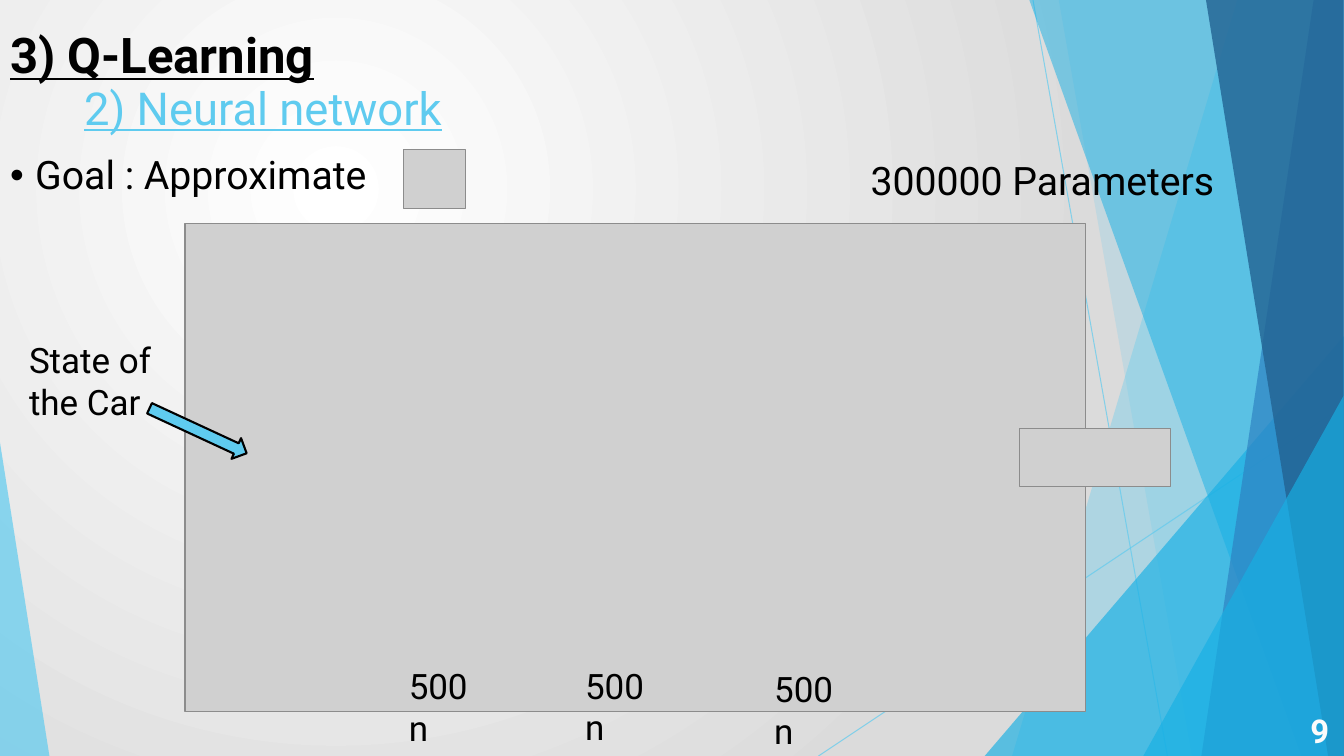
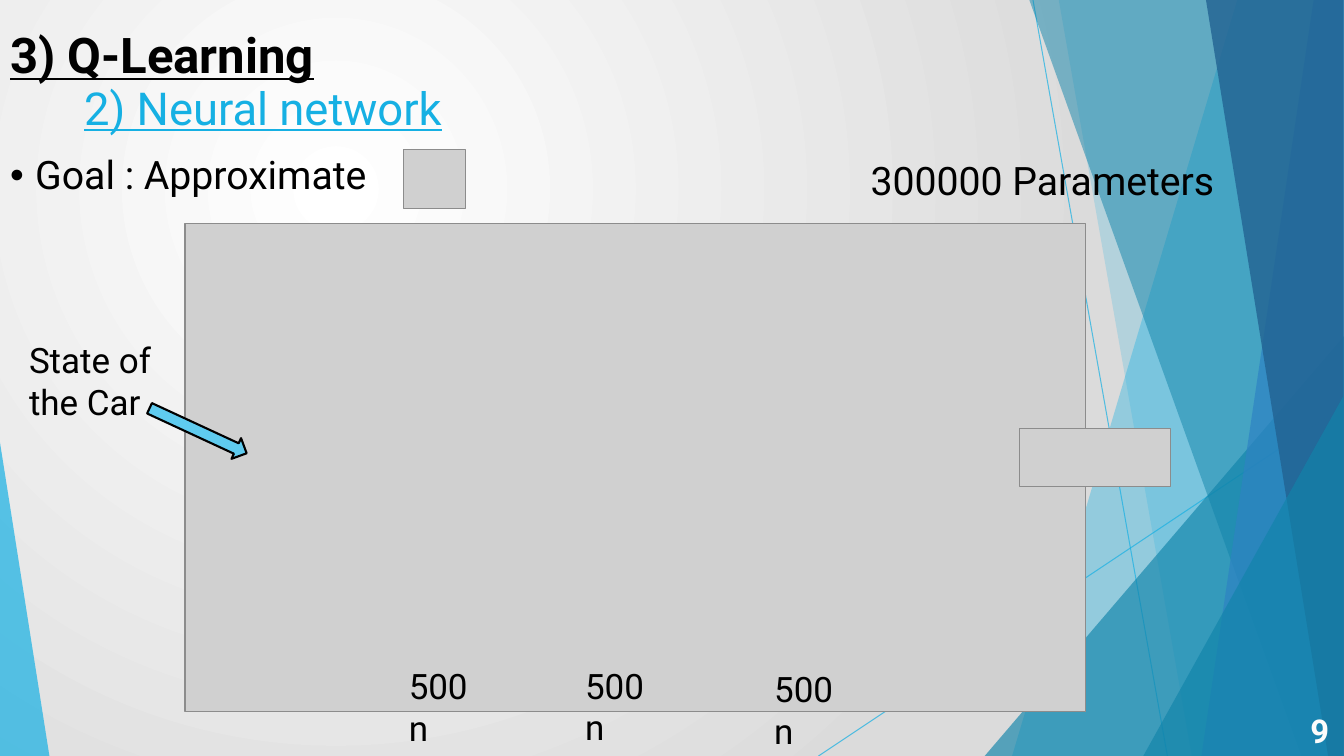
Before and after one commit to GeckSpy/EP-trajectory-optimisation, a slide deck: slide 19 of Return/Project Presentation.pptx. Drawn at 1344x756 pixels with LibreOffice and Linux fonts; fonts in the diff are those of the drawing; grey boxes stand for pictures. Boxes give left, top, right and bottom in pixels: in the first picture for what was removed or moved away, otherwise in the second. Text is boxed around its words. In the diff, an @@ line names an element or a change of style, - is before the commit and + after.

```diff
--- a/Return/Project Presentation.pptx
+++ b/Return/Project Presentation.pptx
@@ freeform shape at bbox=[1012, 0, 1344, 756]: fill #5FCBEF at 36% opacity to #16B0E3 at 36% opacity @@
@@ freeform shape at bbox=[1029, 0, 1344, 756]: fill #17B0E4 at 50% opacity to #1084AA at 50% opacity @@
@@ line (1033, 0) - (1168, 756): stroke #5FCBEF 0.75 pt to #16B0E3 0.75 pt @@
@@ freeform shape at bbox=[1059, 0, 1344, 756]: fill #5FCBEF at 20% opacity to #16B0E3 at 20% opacity @@
@@ text "2) Neural network" at bbox=[84, 89, 441, 135]: text colour #5FCBEF to #16B0E3 @@
@@ triangle at bbox=[985, 336, 1344, 756]: fill #17B0E4 at 66% opacity to #1084AA at 66% opacity @@
@@ line (1344, 406) - (819, 756): stroke #5FCBEF 0.75 pt to #16B0E3 0.75 pt @@
@@ triangle at bbox=[1143, 396, 1344, 756]: fill #17B0E4 at 66% opacity to #1084AA at 66% opacity @@
@@ triangle at bbox=[0, 443, 49, 756]: fill #5FCBEF at 70% opacity to #16B0E3 at 70% opacity @@
```
Also in this commit, not shown: 30 other slides changed.
